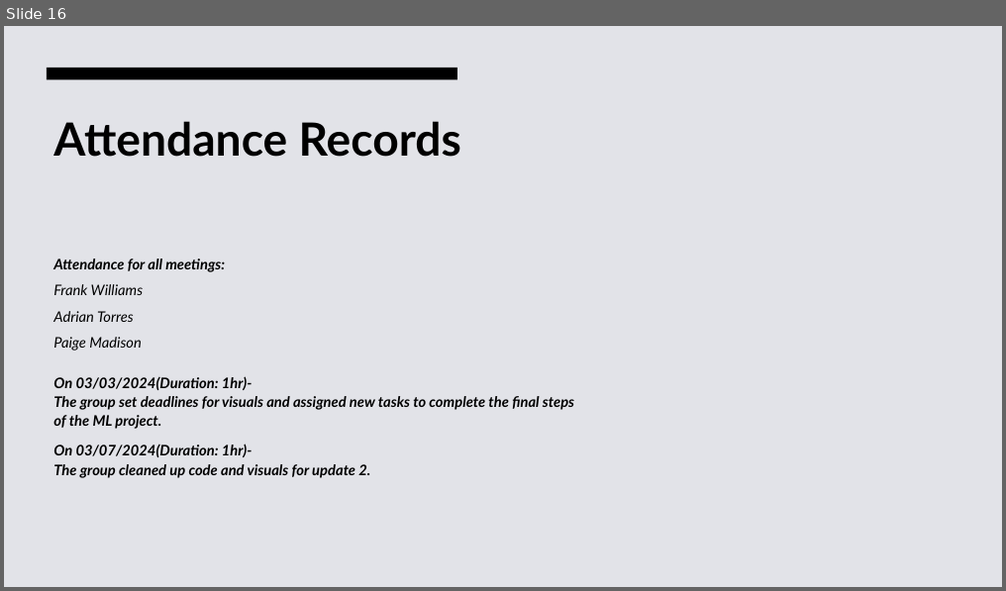
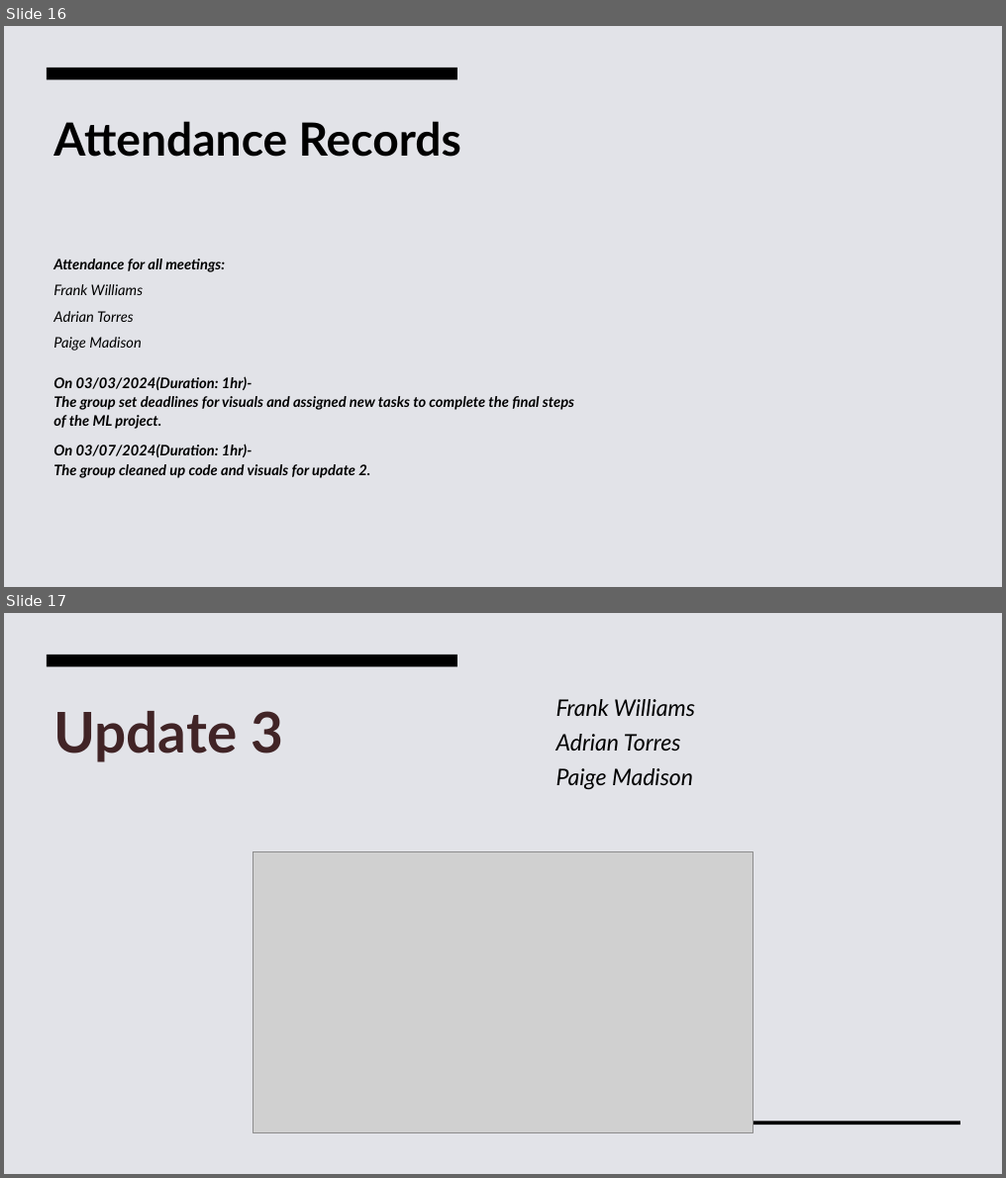
Before and after one commit to AdriandotEXE/Introduction-to-Data-Science-Heart-Attack-ML-Project, a slide deck: Final_Group_Project_Project 1.pptx. Shown one above the other, each under a label of ours: slide 16 before the commit, slides 16 and 17 after it. The pictures are 1006x591 and 1006x1178 pixels, drawn with LibreOffice and Linux fonts; fonts in the diff are those of the drawing; grey boxes stand for pictures. Boxes give left, top, right and bottom in pixels: in the first picture for what was removed or moved away, otherwise in the second. Text is boxed around its words. In the diff, an @@ line names an element or a change of style, - is before the commit and + after.

```diff
--- a/Final_Group_Project_Project 1.pptx
+++ b/Final_Group_Project_Project 1.pptx
@@ slide 17 added at (4, 613, 1002, 1174), background #E2E3E8; not listed: 1 template element that a slide beside it also shows @@
@@ subtitle added at (556, 699, 695, 790), 22 pt, text #000000, italic @@
+Frank Williams
+Adrian Torres
+Paige Madison
@@ title added at (54, 711, 283, 762), 54 pt, text #412426, bold @@
+Update 3
@@ picture added at (253, 852, 753, 1133) @@
@@ rectangle added at (549, 1121, 960, 1125), fill #000000 @@
```
Also in this commit, not shown: 2 other slides added, 1 other file.
